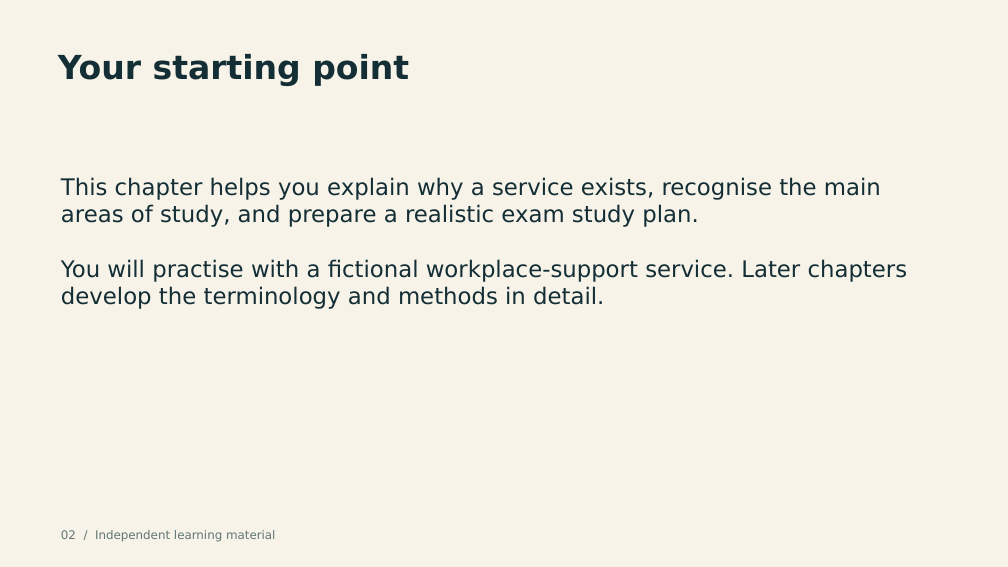
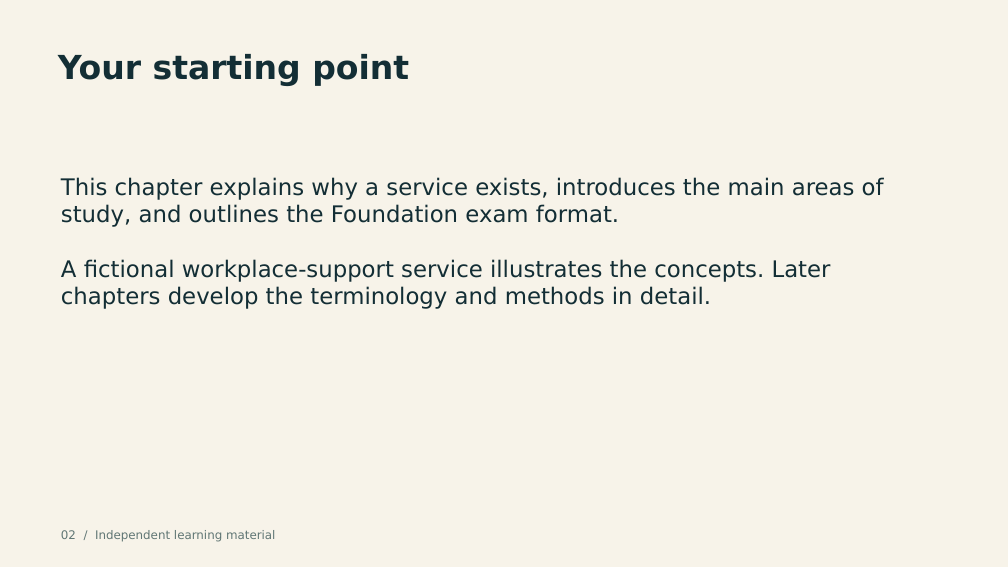
Before and after one commit to helmi8403/Lms-courses, a slide deck: slide 2 of courses/itil-v5-foundation/pilot/ITIL-Version-5-Foundation-Pilot.pptx. Drawn at 1008x567 pixels with LibreOffice and Linux fonts; fonts in the diff are those of the drawing. Boxes give left, top, right and bottom in pixels: in the first picture for what was removed or moved away, otherwise in the second. Text is boxed around its words. In the diff, an @@ line names an element or a change of style, - is before the commit and + after.

```diff
--- a/courses/itil-v5-foundation/pilot/ITIL-Version-5-Foundation-Pilot.pptx
+++ b/courses/itil-v5-foundation/pilot/ITIL-Version-5-Foundation-Pilot.pptx
@@ text at bbox=[61, 177, 884, 309]: text changed @@
-This chapter helps you explain why a service exists, recognise the main areas of study, and prepare a realistic exam study plan.
-You will practise with a fictional workplace-support service. Later chapters develop the terminology and methods in detail.
+This chapter explains why a service exists, introduces the main areas of study, and outlines the Foundation exam format.
+A fictional workplace-support service illustrates the concepts. Later chapters develop the terminology and methods in detail.
```
Also in this commit, not shown: 4 other slides changed, 2 other files.
